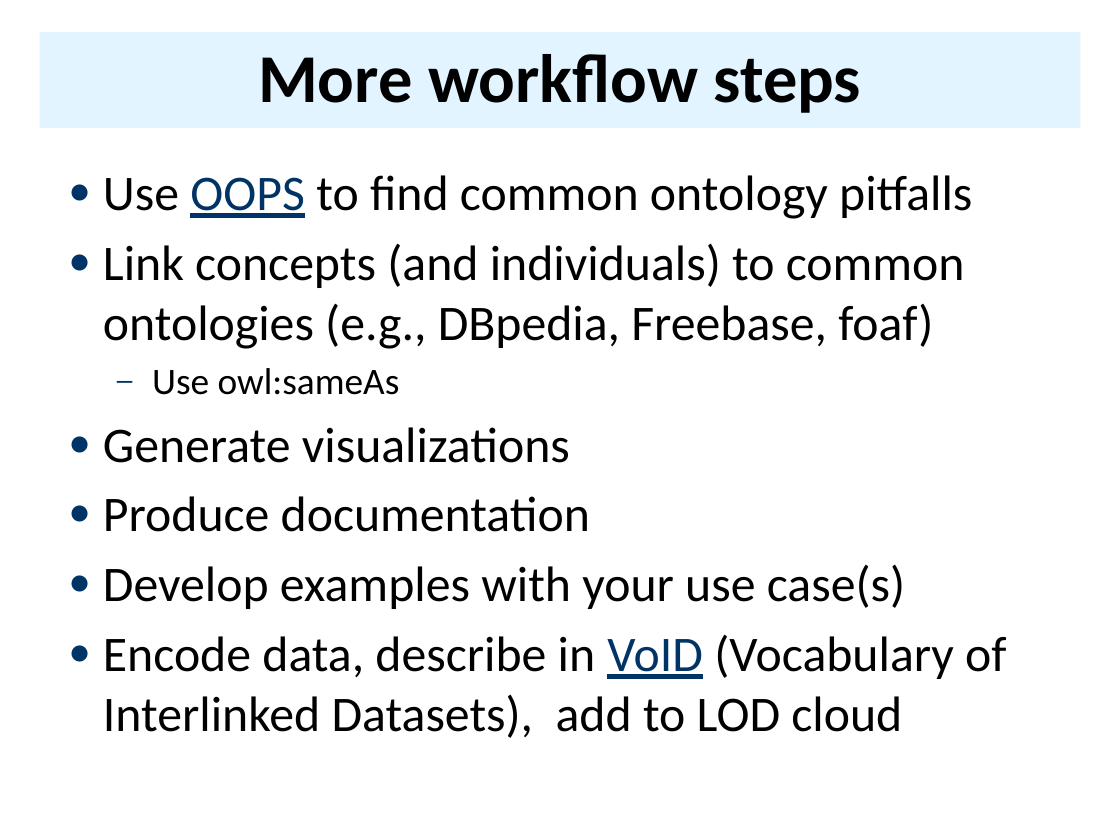
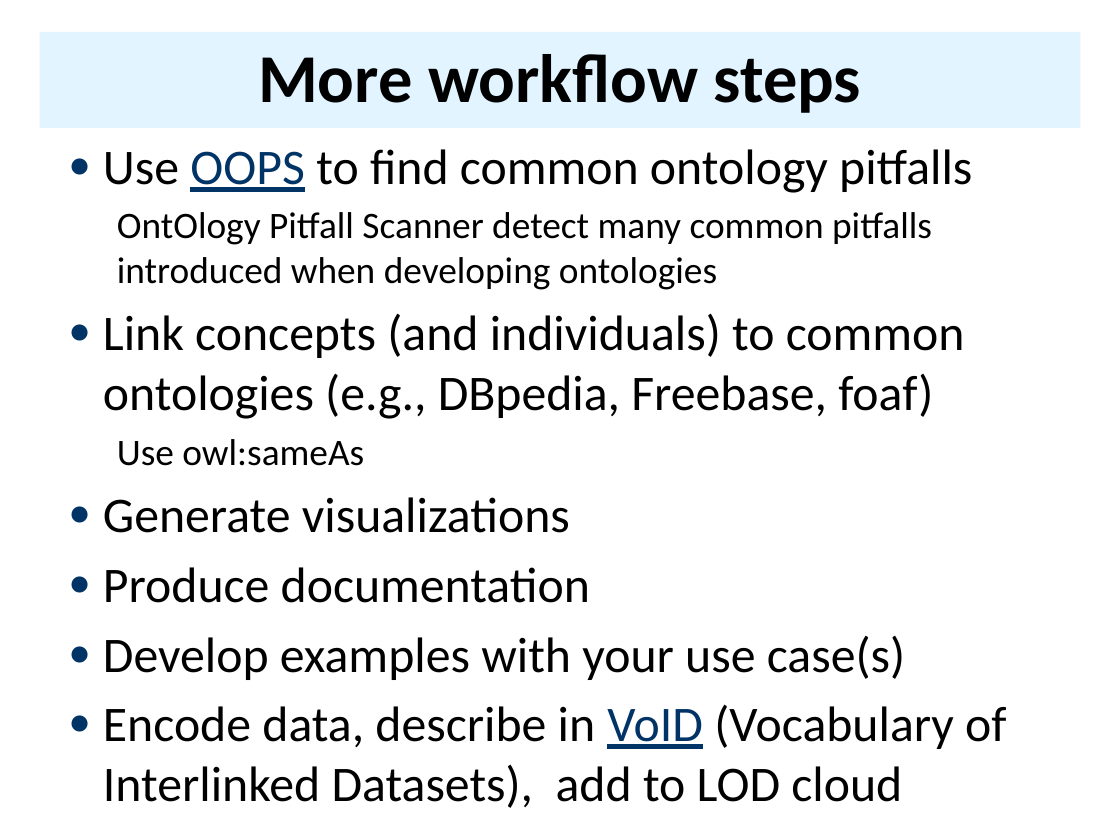
Before and after one commit to UMBC-CMSC-491-691-F19-Knowledge-Graphs/class_material, a slide deck: slide 18 of notes/10_protege/IDEs.pptx (slide 14 before the commit). Drawn at 1120x840 pixels with LibreOffice and Linux fonts; fonts in the diff are those of the drawing. Boxes give left, top, right and bottom in pixels: in the first picture for what was removed or moved away, otherwise in the second. Text is boxed around its words. In the diff, an @@ line names an element or a change of style, - is before the commit and + after.

```diff
--- a/notes/10_protege/IDEs.pptx
+++ b/notes/10_protege/IDEs.pptx
@@ text "Use OOPS to find common ..." moved from (x1=103, y1=175, x2=1006, y2=738) to (x1=103, y1=149, x2=1006, y2=808) @@
@@ text at (x1=117, y1=212, x2=932, y2=290): paragraph added @@
+  OntOlogy Pitfall Scanner detect many common pitfalls introduced when developing ontologies
@@ text at (x1=117, y1=439, x2=364, y2=466): bullet – to none @@
```
Also in this commit, not shown: 7 other slides changed, 4 slides added, 5 other files.
